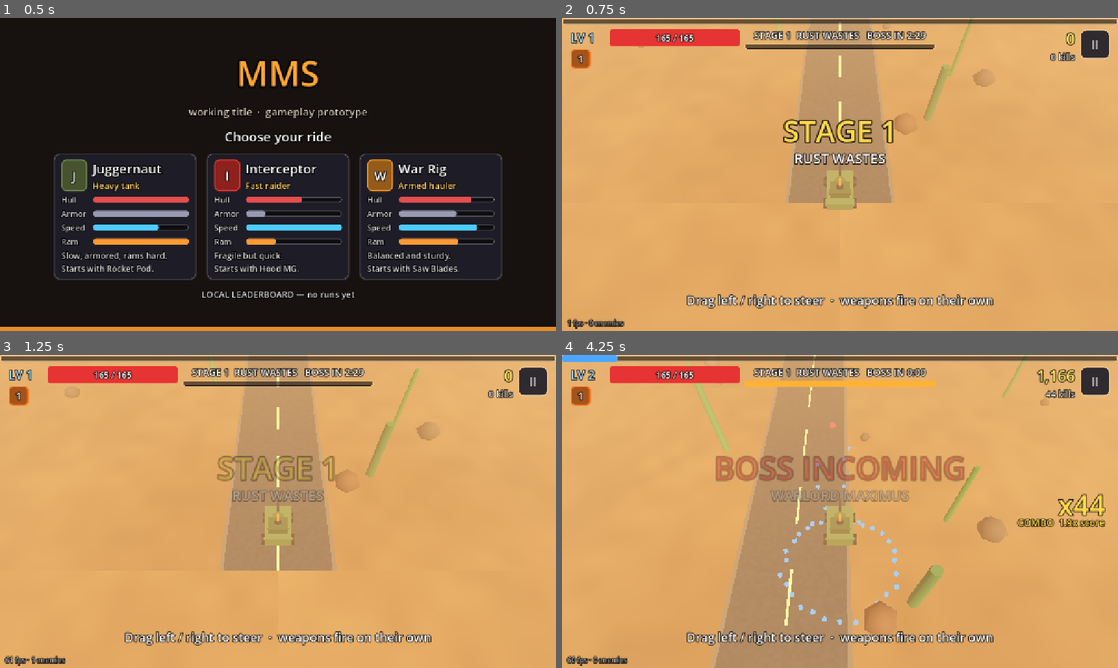
Above: before the commit, frames 1-4 (two rows, left to right).
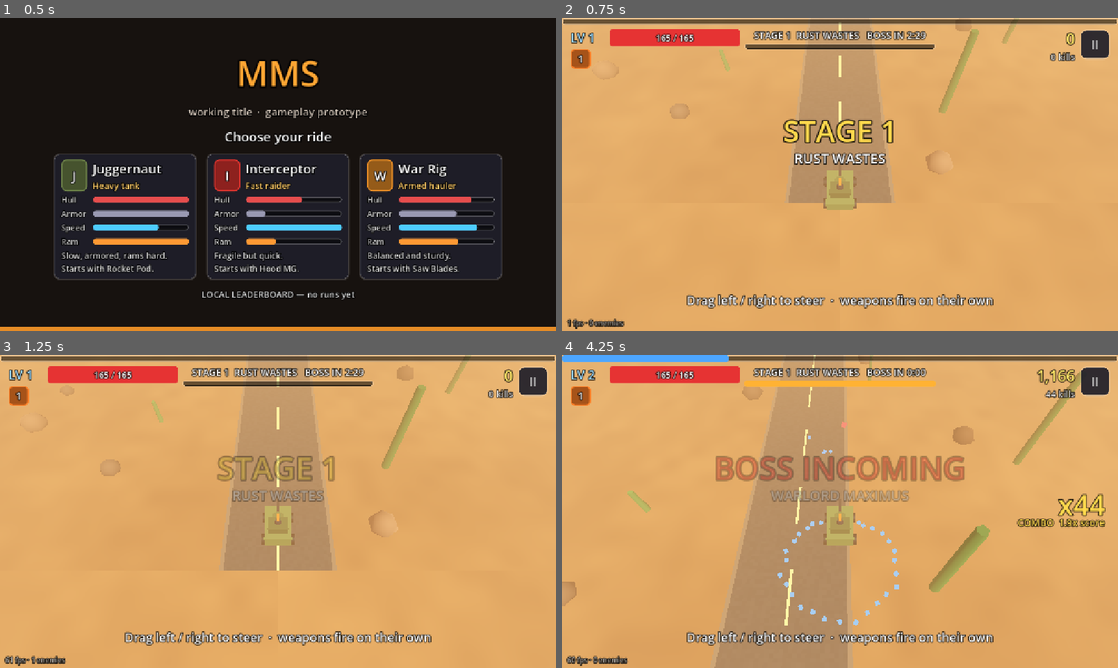
Above: after the commit, the same moments.

Repository: dnis-p/MMS
Game: Godot game, scene res://scenes/main.tscn
Same seed, same stepped clock (60 frames per second), same inputs: the game is played once before the commit and once after it.
Inputs (mouse positions are in pixels of both pictures, inside the frame that each line leads up to):
- Up to frame 1 (0.5 s): no input
- Up to frame 2 (0.75 s): click (684, 215) at 0.52 s
- Up to frame 3 (1.25 s): no input
- Up to frame 4 (4.25 s): tap Enter at 1.25 s; move the mouse to (962, 495) at 1.27 s; hold D (steer_right) 1.28-2 s; hold W (ring_in) 1.28-2 s; click (962, 495) at 1.42 s; drag from (728, 527) to (812, 574) at 2.02 s; move the mouse to (895, 442) at 2.77 s; hold D (steer_right) 2.78-3.5 s; tap P at 2.85 s; click "Skip to boss (test)" at 3.5 s

Frame 1 is identical in both runs. In frame 2, 1.2% of the frame differs, in the area x 13-83%, y 0-50%; in frame 3, 1.4%; in frame 4, 3.4%, in the area x 0-94%, y 0-90%.

Commit message:
Add Nitro Injector and per-stage pace; enemies keep pace with the vehicle
Co-Authored-By: Claude Opus 5.5 <noreply@anthropic.com>

Diff:
--- a/scripts/data/defs.gd
+++ b/scripts/data/defs.gd
@@ -191,6 +191,7 @@
 	"turbo": {"name": "Turbocharger", "desc": "-8% weapon cooldowns", "cooldown": 0.92, "color": Color(0.3, 0.9, 0.5)},
 	"magnet": {"name": "Scrap Magnet", "desc": "+35% pickup range", "range": 0.35, "color": Color(0.3, 0.6, 1.0)},
 	"blast": {"name": "Blast Compound", "desc": "+12% area of effect", "area": 0.12, "color": Color(1.0, 0.6, 0.2)},
+	"nitro": {"name": "Nitro Injector", "desc": "+6% vehicle speed", "speed": 0.06, "color": Color(0.2, 0.95, 0.9)},
 	"hot": {"name": "Hot Rounds", "desc": "+10% damage", "damage": 0.1, "color": Color(1.0, 0.3, 0.2)},
 }
 
@@ -253,6 +254,11 @@
 	return 1.0 + 0.3 * (stage - 1)
 
 
+## Everything moves faster each stage: the vehicle and, by the same factor, the enemies.
+static func stage_speed_mult(stage: int) -> float:
+	return 1.0 + 0.06 * (stage - 1)
+
+
 ## Player damage taken grows with the stage.
 static func stage_dmg_mult(stage: int) -> float:
 	return 1.0 + 0.1 * (stage - 1)
--- a/scripts/game/boss.gd
+++ b/scripts/game/boss.gd
@@ -287,7 +287,7 @@
 		# The shots take r / spd to reach ring r, in which the car covers speed / spd radians
 		# on any ring. Later gaps stay close to the first so there is always a path through.
 		_gap_placed = true
-		var reach: float = run.player.base_speed / spd * b["burst_reach"]
+		var reach: float = run.player.speed / spd * b["burst_reach"]
 		_gap_angle = run.player.theta + randf_range(-reach, reach)
 	else:
 		_gap_angle += randf_range(-b["burst_drift"], b["burst_drift"])
--- a/scripts/game/enemies.gd
+++ b/scripts/game/enemies.gd
@@ -14,6 +14,7 @@
 const DESPAWN_DIST := 62.0
 
 var run: Node  # Run
+var speed_mult := 1.0  # the game's pace, so a faster car cannot outrun the horde
 
 var used := 0  # high-water mark of slots
 var alive_count := 0
@@ -186,7 +187,7 @@
 			remove(i)
 			continue
 		var dir := to / d if d > 0.001 else Vector3.ZERO
-		var v := dir * speed[i]
+		var v := dir * speed[i] * speed_mult
 		if t == SPITTER:
 			attack_cd[i] -= delta
 			if d < 11.0:
--- a/scripts/game/player.gd
+++ b/scripts/game/player.gd
@@ -12,6 +12,7 @@
 var hp := 100.0
 var armor := 0.0
 var base_speed := 7.0
+var speed := 7.0  # base_speed after stage and upgrades; see Run.update_pace
 var steer_speed := 8.0
 var ram_damage := 20.0
 var radius := 1.2
@@ -49,6 +50,7 @@
 	hp = max_hp
 	armor = def["armor"]
 	base_speed = def["speed"]
+	speed = base_speed
 	steer_speed = def["steer"]
 	ram_damage = def["ram"]
 	var size: Vector3 = def["size"]
@@ -165,7 +167,7 @@
 	forward = road.forward_at(s)
 	global_position = road.point_at(s)
 	look_at(global_position + forward, Vector3.UP)
-	velocity = forward * base_speed
+	velocity = forward * speed
 
 
 func road_update(delta: float, road: Road, steer_input: float) -> void:
@@ -173,7 +175,7 @@
 	target_lateral = clampf(target_lateral + steer_input * steer_speed * delta, -LATERAL_LIMIT, LATERAL_LIMIT)
 	var prev := lateral
 	lateral = move_toward(lateral, target_lateral, steer_speed * 1.8 * delta)
-	s += base_speed * delta
+	s += speed * delta
 	forward = road.forward_at(s)
 	var right := forward.cross(Vector3.UP).normalized()
 	var p := road.point_at(s) + right * lateral
@@ -181,7 +183,7 @@
 	global_position = p
 	var lat_v := (lateral - prev) / maxf(delta, 0.0001)
 	look_at(p + forward, Vector3.UP)
-	rotate_object_local(Vector3.UP, -clampf(lat_v / base_speed * 0.5, -0.5, 0.5))
+	rotate_object_local(Vector3.UP, -clampf(lat_v / speed * 0.5, -0.5, 0.5))
 	_body.rotation.z = lerpf(_body.rotation.z, clampf(-lat_v * 0.025, -0.15, 0.15), 10.0 * delta)
 
 
@@ -203,10 +205,10 @@
 func arena_update(delta: float, center: Vector3) -> void:
 	_common(delta)
 	dash_cd -= delta
-	var dtheta := circle_dir * base_speed / ring_radius * delta
+	var dtheta := circle_dir * speed / ring_radius * delta
 	if dash_time > 0.0:
 		dash_time -= delta
-		dtheta += dash_dir * base_speed * Defs.ARENA["dash_speed"] / ring_radius * delta
+		dtheta += dash_dir * speed * Defs.ARENA["dash_speed"] / ring_radius * delta
 	theta = fmod(theta + dtheta, TAU)
 	ring_radius = move_toward(ring_radius, RINGS[ring_index], Defs.ARENA["ring_switch_speed"] * delta)
 	var p := center + Vector3(cos(theta), 0, sin(theta)) * ring_radius
--- a/scripts/game/road.gd
+++ b/scripts/game/road.gd
@@ -4,7 +4,6 @@
 ## it, roadside props, and a ground plane that follows the camera.
 
 const HALF_WIDTH := 5.5
-const LENGTH := 1900.0
 const SEGMENT := 45.0
 
 var curve := Curve3D.new()
@@ -64,10 +63,10 @@
 """
 
 
-func build(biome: Dictionary, rng: RandomNumberGenerator) -> void:
+func build(biome: Dictionary, rng: RandomNumberGenerator, road_length: float) -> void:
 	for c in get_children():
 		c.queue_free()
-	_build_curve(rng)
+	_build_curve(rng, road_length)
 	_build_road_mesh(biome)
 	_build_ground(biome)
 	_build_props(biome, rng)
@@ -90,12 +89,12 @@
 		_ground.global_position = Vector3(snappedf(target.x, 4.0), -0.02, snappedf(target.z, 4.0))
 
 
-func _build_curve(rng: RandomNumberGenerator) -> void:
+func _build_curve(rng: RandomNumberGenerator, road_length: float) -> void:
 	curve = Curve3D.new()
 	curve.bake_interval = 0.5
 	var p := Vector3.ZERO
 	var heading := 0.0
-	var count := int(LENGTH / SEGMENT) + 2
+	var count := int(road_length / SEGMENT) + 2
 	for i in count:
 		var dir := Vector3(sin(heading), 0.0, -cos(heading))
 		curve.add_point(p, -dir * SEGMENT * 0.35, dir * SEGMENT * 0.35)
--- a/scripts/game/run.gd
+++ b/scripts/game/run.gd
@@ -152,7 +152,10 @@
 func _start_stage() -> void:
 	biome = Defs.biome(stage)
 	_apply_biome()
-	road.build(biome, rng)
+	update_pace()
+	# Long enough for the fastest this stage can get, with every speed upgrade.
+	var top_speed := player.base_speed * Defs.stage_speed_mult(stage) * (1.0 + float(Defs.PASSIVES["nitro"]["speed"]) * Defs.MAX_PASSIVE_LEVEL)
+	road.build(biome, rng, top_speed * road_duration + 100.0)
 	road.visible = true
 	enemies.clear()
 	projectiles.clear()
@@ -207,6 +210,13 @@
 	player.enter_arena(ARENA_CENTER)
 	_snap_camera_arena()
 	hud.show_hint("Swipe ← → to dash through attacks  ·  swipe ↑ ↓ to switch rings", 5.0)
+
+
+## Vehicle speed from stage and upgrades; enemies keep pace by the same factor.
+func update_pace() -> void:
+	var pace := Defs.stage_speed_mult(stage) * weapons.speed_mult()
+	player.speed = player.base_speed * pace
+	enemies.speed_mult = pace
 
 
 func _collect_all_gems() -> void:
--- a/scripts/game/weapons.gd
+++ b/scripts/game/weapons.gd
@@ -60,6 +60,10 @@
 	return pow(Defs.PASSIVES["turbo"]["cooldown"], passive("turbo"))
 
 
+func speed_mult() -> float:
+	return 1.0 + float(Defs.PASSIVES["nitro"]["speed"]) * passive("nitro")
+
+
 func area_mult() -> float:
 	return 1.0 + float(Defs.PASSIVES["blast"]["area"]) * passive("blast")
 
@@ -107,6 +111,7 @@
 	p.hp += p.max_hp - old_max
 	p.armor = float(p.def["armor"]) + float(plating["armor"]) * passive("plating")
 	p.pickup_radius = Defs.PICKUP_RADIUS * (1.0 + float(Defs.PASSIVES["magnet"]["range"]) * passive("magnet"))
+	run.update_pace()
 
 
 func apply(option: Dictionary) -> void:
